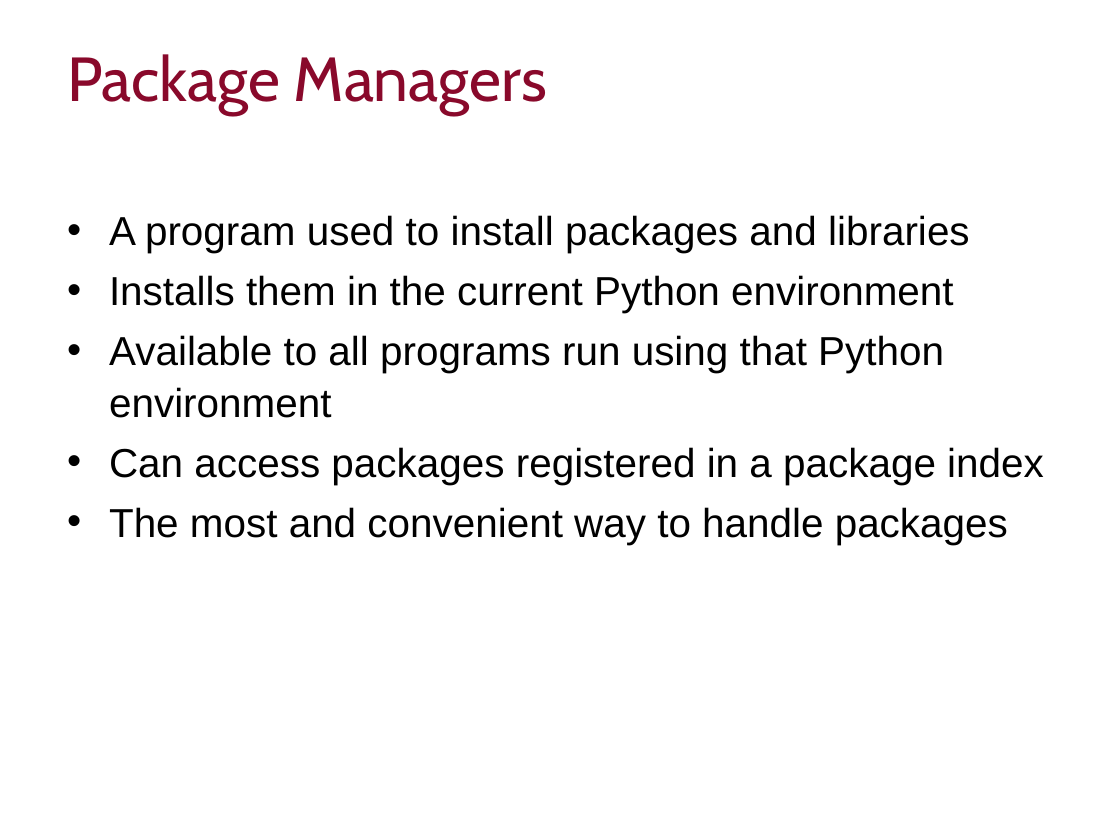
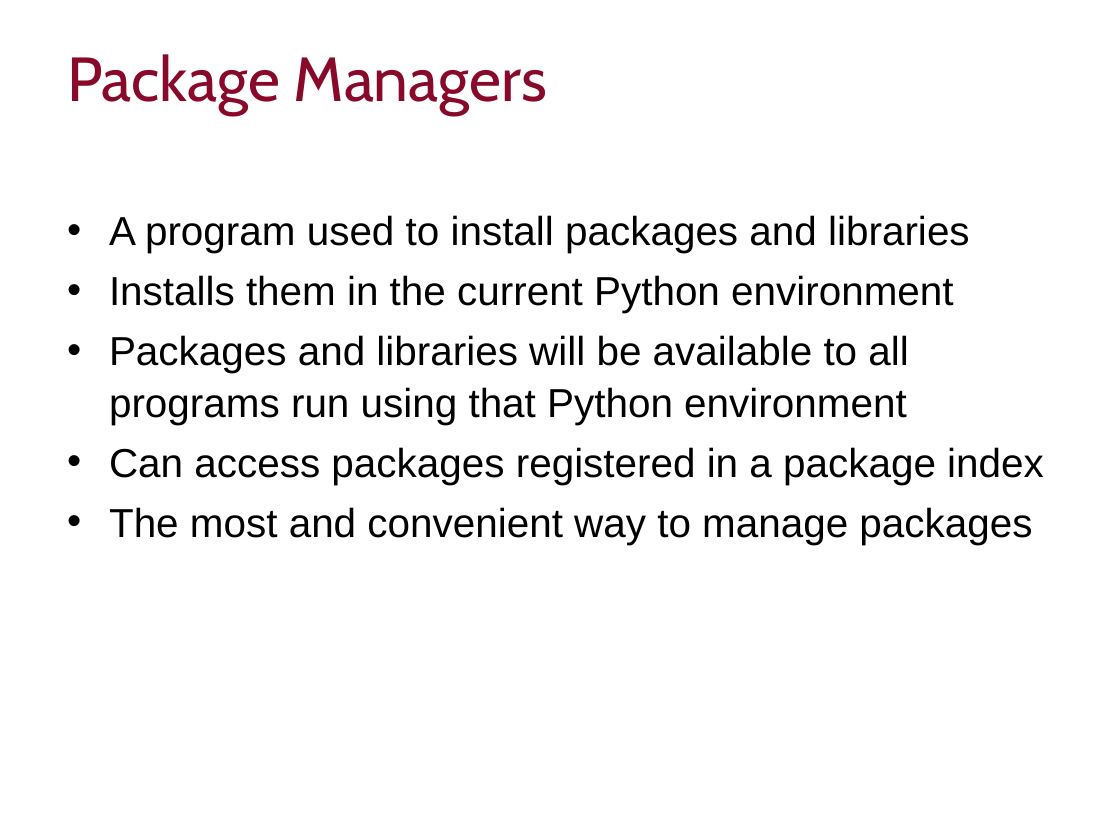
Before and after one commit to ImperialCollegeLondon/RCDS-managing-and-running-python-effectively, a slide deck: slide 13 of Managing and Running Python Effectively.pptx. Drawn at 1120x840 pixels with LibreOffice and Linux fonts; fonts in the diff are those of the drawing; background and template pictures are left out. Boxes give left, top, right and bottom in pixels: in the first picture for what was removed or moved away, otherwise in the second. Text is boxed around its words. In the diff, an @@ line names an element or a change of style, - is before the commit and + after.

```diff
--- a/Managing and Running Python Effectively.pptx
+++ b/Managing and Running Python Effectively.pptx
@@ text at (x1=109, y1=335, x2=908, y2=425): text changed @@
-• Available to all programs run using that Python environment
+• Packages and libraries will be available to all programs run using that Python environment
@@ text at (x1=109, y1=507, x2=1032, y2=545): text changed @@
-• The most and convenient way to handle packages
+• The most and convenient way to manage packages
```
Also in this commit, not shown: 3 other slides changed.
